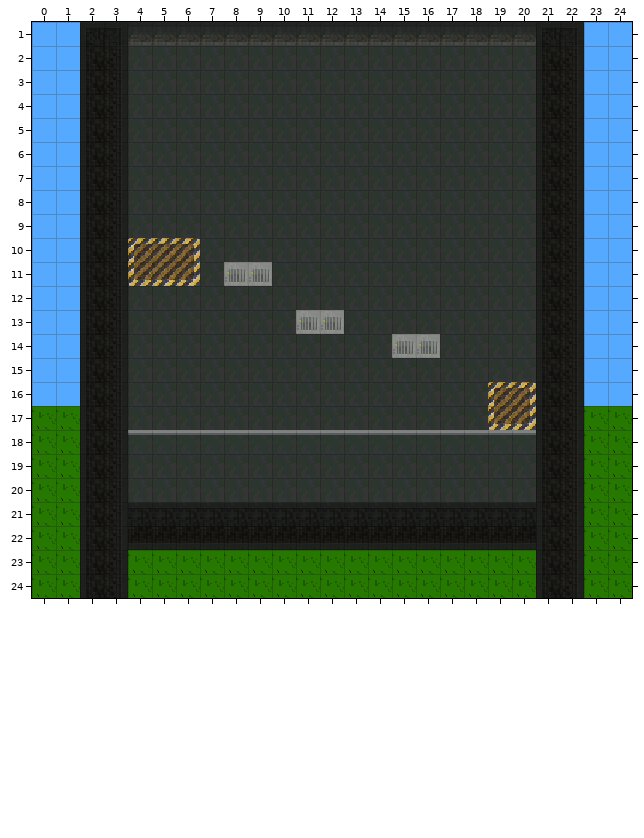
Tiled map (JSON), stored at data/tilemaps/level.json. The picture above is the old version.
Cells are 16x16 px. Shown: x 0..24, y 1..24.
Once edited:
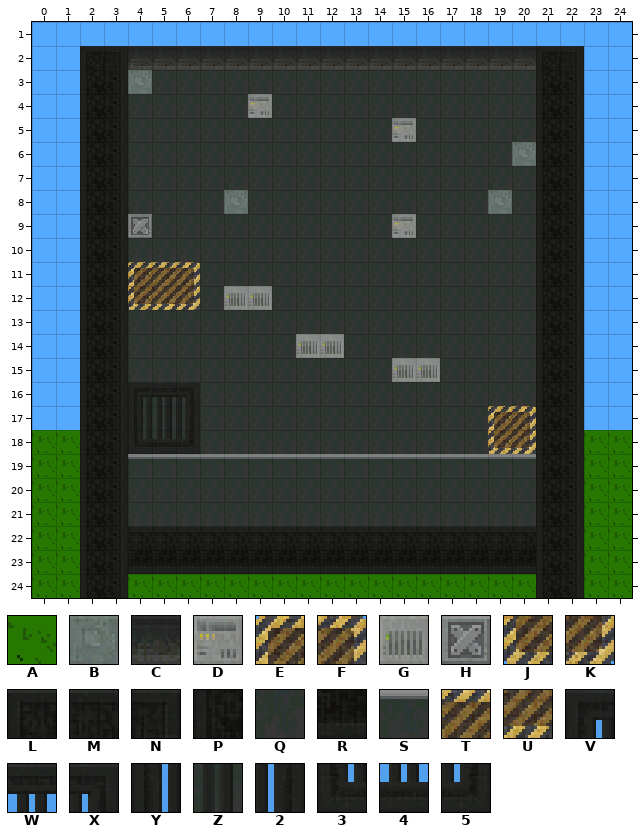
Key: from "main": A 2 "grass"; from "tiles": B 68, C 129, D 142, E 145, F 146, G 177, H 178, J 180, K 181, L 201, M 202, N 203, P 236, Q 240, R 272, S 290, T 299, U 369, V 674, W 675, X 676, Y 709, Z 710, 2 711, 3 744, 4 745, 5 746.
_ is an empty cell.
Tiles of an added or newly shown layer are drawn over the layers below it.
See-through tiles are keyed as they look on the map.
Changes in this commit:
Layer "Decor":
y 1: x 4..20 CCCCCCCCCCCCCCCCC -> _________________
y 2: x 4..20 QQQQQQQQQQQQQQQQQ -> CCCCCCCCCCCCCCCCC
y 17: x 0..1 AA -> __; x 23..24 AA -> __
y 21: x 4..20 _________________ -> QQQQQQQQQQQQQQQQQ
y 23: x 4..20 AAAAAAAAAAAAAAAAA -> _________________
Layer "CollideWorld":
y 1: x 2..3 LN -> __; x 21..22 LN -> __
y 2: x 2 P -> L; x 21 P -> L
y 3: x 4 _ -> B
y 4: x 9 _ -> D
y 5: x 15 _ -> D
y 6: x 20 _ -> B
y 8: x 8 _ -> B; x 19 _ -> B
y 9: x 4 _ -> H; x 15 _ -> D
y 10: x 4..6 ETF -> ___
y 11: x 4..6 JUK -> ETF; x 8..9 GG -> __
y 12: x 4..6 ___ -> JUK; x 8..9 __ -> GG
y 13: x 11..12 GG -> __
y 14: x 11..12 __ -> GG; x 15..16 GG -> __
y 15: x 15..16 __ -> GG
y 16: x 19..20 EF -> __
y 17: x 19..20 JK -> EF
y 18: x 4..20 SSSSSSSSSSSSSSSSS -> _______________JK
y 19: x 4..20 _________________ -> SSSSSSSSSSSSSSSSS
y 21: x 4..20 MMMMMMMMMMMMMMMMM -> _________________
y 22: x 4..20 RRRRRRRRRRRRRRRRR -> MMMMMMMMMMMMMMMMM
y 23: x 4..20 _________________ -> RRRRRRRRRRRRRRRRR
Layer "DecorFront" (added):
y 16: x 4..6 ___ -> VWX
y 17: x 4..6 ___ -> YZ2
y 18: x 4..6 ___ -> 345
